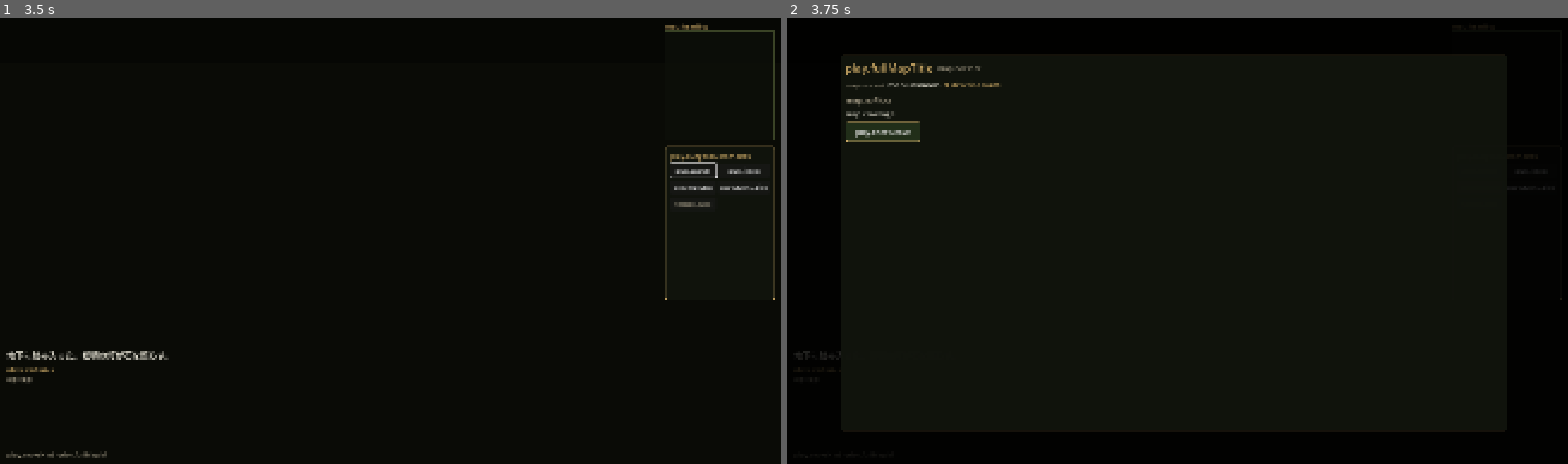
Above: before the commit, frames 1-2 (left to right).
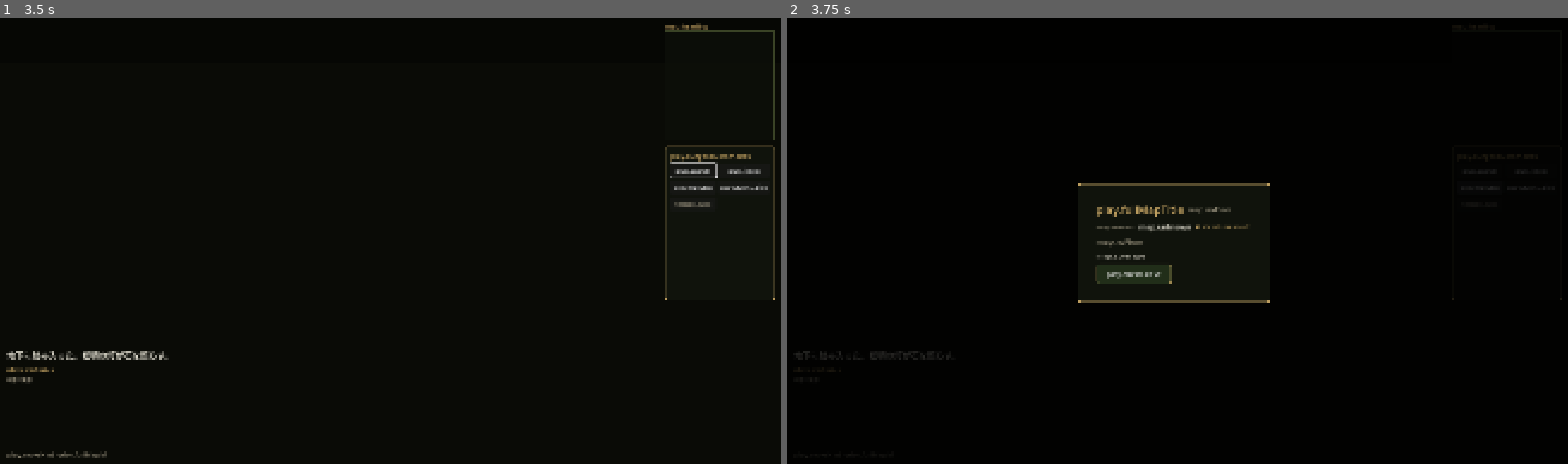
Above: after the commit, the same moments.

Repository: kino-6/black-stela
Game: Godot game, scene res://scenes/dungeon.tscn
The game is run twice, just before and just after one commit, with the same random seed, the same clock (stepped at 60 frames per second) and the same inputs. This scene is started directly instead of the project's main scene.
Inputs:
- Up to frame 1 (3.5 s): click "play.search" at 0.5 s; click "play.search" at 1.25 s; click "play.listen" at 2 s; click "play.listen" at 2.75 s
- Up to frame 2 (3.75 s): click "play.fullMap" at 3.5 s

Frame 1 is identical in both runs. In frame 2, 2.1% of the frame differs, in the area x 7-62%, y 10-64%.
Error in both runs: Invalid access to property or key 'turn' on a base object of type 'Dictionary'. (res://scripts/rules/rules_util.gd:8)

Commit message:
fix(dungeon): the full-floor map is centered, not pinned top-left (playtest)
The 全体図 overlay was a fixed 1600×900 box pinned at (160,90), so the map + legend sat in its
top-left and the whole group drifted with how much of the floor was explored ("妙に左に寄っている";
the legend shifted with map fill). It is now a CenterContainer + content-sized panel, balanced at
any map size.

Co-Authored-By: Claude Opus 4.8 <noreply@anthropic.com>

Diff:
--- a/godot/scripts/dungeon.gd
+++ b/godot/scripts/dungeon.gd
@@ -722,13 +722,21 @@
 	scrim.color = Color(0, 0, 0, 0.82)
 	scrim.set_anchors_and_offsets_preset(Control.PRESET_FULL_RECT)
 	layer.add_child(scrim)
+	# CENTER the map panel and size it to its content. It used to be a fixed 1600×900 box pinned at (160,90),
+	# so the map+legend sat in its top-left and the whole thing drifted with how much of the floor was explored
+	# (playtest: "妙に左に寄っている"). A CenterContainer keeps it balanced at any map size.
+	var center := CenterContainer.new()
+	center.set_anchors_and_offsets_preset(Control.PRESET_FULL_RECT)
+	layer.add_child(center)
+	var margin := MarginContainer.new()
+	for side in ["left", "right", "top", "bottom"]:
+		margin.add_theme_constant_override("margin_%s" % side, 32)
 	var panel := PanelContainer.new()
-	panel.position = Vector2(160, 90)
-	panel.custom_minimum_size = Vector2(1600, 900)
 	panel.add_theme_stylebox_override("panel", _panel_style(Color("11140df7"), GOLD))
-	layer.add_child(panel)
+	center.add_child(panel)
+	panel.add_child(margin)
 	var body: VBoxContainer = UIKit.col(8)
-	panel.add_child(body)
+	margin.add_child(body)
 	body.add_child(FloorMap.build(_state, _world))
 	body.add_child(UIKit.label(I18n.t("map.coverage", {"percent": _coverage_percent()}), 17, INK))
 	var close: Button = UIKit.button(I18n.t("play.chestLeave"), func(): _toggle_full_map(), Vector2(180, 44), 17)
